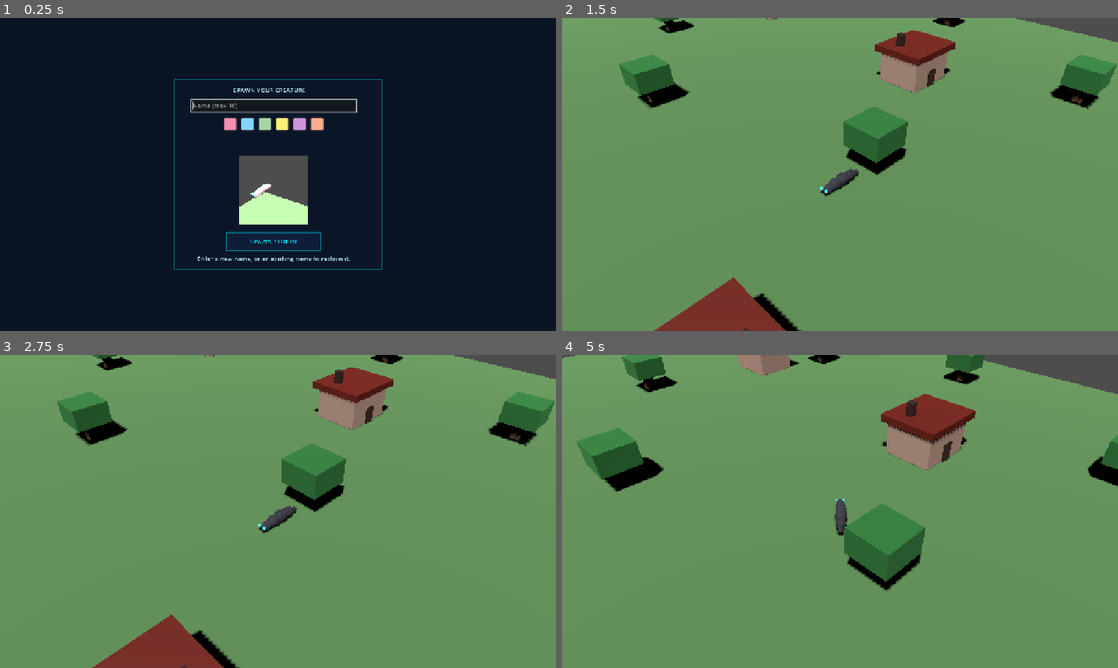
Above: before the commit, frames 1-4 (two rows, left to right).
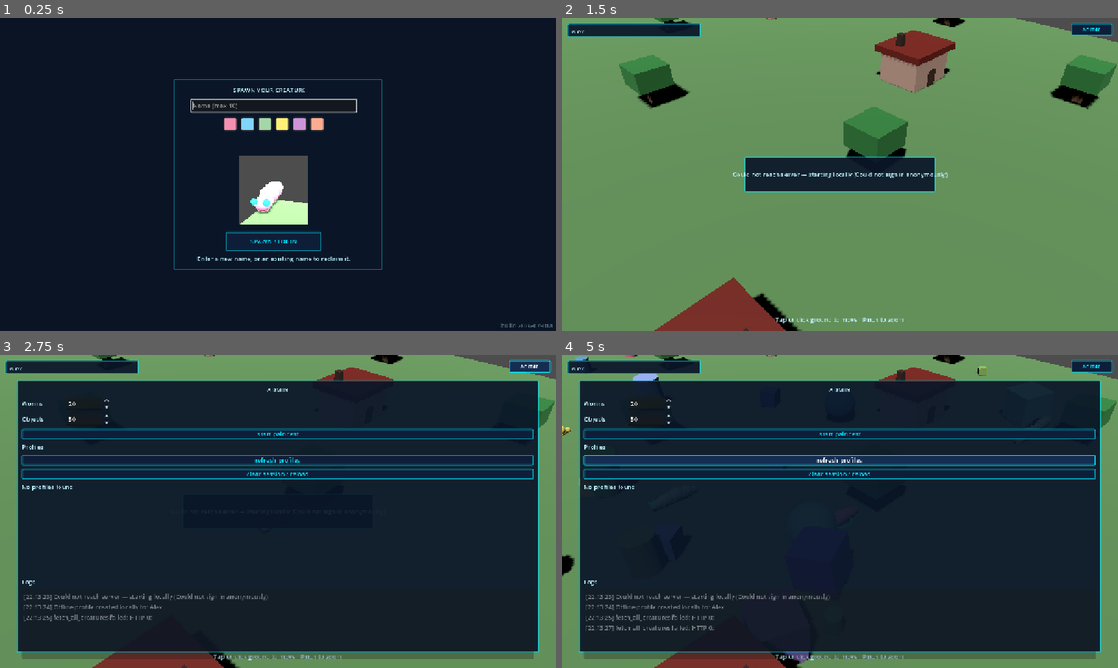
Above: after the commit, the same moments.

Repository: melqudsi/Creature
Game: Godot game, scene res://scenes/main.tscn
Same seed, same stepped clock (60 frames per second), same inputs: the game is played once before the commit and once after it.
Inputs (mouse positions are in pixels of both pictures, inside the frame that each line leads up to):
- Up to frame 1 (0.25 s): no input
- Up to frame 2 (1.5 s): click (834, 105) at 0.52 s; type "Alex" at 0.6 s; click "SPAWN / LOGIN" at 1.25 s
- Up to frame 3 (2.75 s): click (528, 367) at 2 s, where only the run after the commit has a clickable "admin"
- Up to frame 4 (5 s): click (840, 433) at 2.75 s, where only the run after the commit has a clickable "start pain test"; click (840, 433) at 3.5 s, where only the run after the commit has a clickable "start pain test"; click (840, 461) at 4.25 s, where only the run after the commit has a clickable "refresh profiles"

The runs differ from the first frame. In frame 1, 0.6% of the frame differs, in the area x 43-100%, y 52-99%; in frame 2, 5.5%; in frame 3, 85%; in frame 4, 89%, in the area x 0-100%, y 0-100%.

Commit message:
Fix engine-virtual world-entry collision, propagate creature color, and add PWA cache-busting.
Rename `_enter_world` -> `_begin_world` in main.gd: `_enter_world` collides with
the Godot 4.7 Node3D engine virtual, so the engine auto-invoked it on tree entry
before boot/onboarding, spawning a default gray creature and setting the
`_world_started` guard, which blocked the real onboarding spawn and left the HUD
hidden. This was the root cause of both the "creature stuck dark-gray" and
"HUD missing for a newly onboarded player" reports.

Also force the chosen color into GameState.player_data on create/claim (no longer
depending on the DB round-trip), PATCH the color on claim, and harden
color_from_hex(); reframe the onboarding preview so the color is visible. Add
setupServiceWorkerAutoUpdate() in custom_shell.html plus a visible
GameConfig.BUILD_ID stamp so users never get stuck on a stale cache-first PWA
build. Document the temporary RLS migration (admin delete + name-claim), the
engine-virtual naming warning, the C:\godot47 / Google Drive FS and web-export
gotchas, and re-export the web build.

Diff:
--- a/creature-godot/scripts/autoload/network_service.gd
+++ b/creature-godot/scripts/autoload/network_service.gd
@@ -193,12 +193,19 @@
 	var existing := await fetch_creature_by_name(cleaned_name)
 	if not existing.is_empty():
 		_log("Attempting to claim existing profile '%s'" % cleaned_name)
-		var claimed := await claim_creature(existing)
+		var claimed := await claim_creature(existing, color)
 		if not claimed.is_empty():
 			GameState.player_data = db_row_to_player_data(claimed)
+			# The chosen color is authoritative for this session; do not depend on
+			# the DB round-trip (a claimed row may carry a stale/previous color).
+			GameState.player_data["color"] = color
 			_log("Claimed profile '%s' for current session" % cleaned_name)
 			return GameState.player_data
-		_log("Claim failed for '%s' (temporary profile migration may be missing)" % cleaned_name)
+		var claim_hint := "Claim failed for '%s'." % cleaned_name
+		if not _last_error.is_empty():
+			claim_hint += " Last error: %s." % _short_error(_last_error)
+		claim_hint += " To reclaim an existing profile by name, run supabase/migration-temp-profile-admin.sql in the Supabase SQL editor (adds policy creatures_temp_claim_by_name)."
+		_log(claim_hint)
 		return {}
 
 	var row := _new_creature_row(get_user_id(), cleaned_name, color)
@@ -207,6 +214,8 @@
 		_log("Create profile failed for '%s'" % cleaned_name)
 		return {}
 	GameState.player_data = db_row_to_player_data(created)
+	# Keep the exact chosen color in-session regardless of DB round-trip quirks.
+	GameState.player_data["color"] = color
 	_log("Created profile '%s'" % cleaned_name)
 	return GameState.player_data
 
@@ -224,12 +233,13 @@
 		return resp.data
 	return {}
 
-func claim_creature(row: Dictionary) -> Dictionary:
+func claim_creature(row: Dictionary, color: Color = GameConfig.DEFAULT_CREATURE_COLOR) -> Dictionary:
 	var id := str(row.get("id", ""))
 	if id.is_empty() or get_user_id().is_empty():
 		return {}
 	var patch := {
 		"user_id": get_user_id(),
+		"color": GameConfig.color_to_hex(color),
 		"last_active": _iso_now(),
 		"updated_at": _iso_now(),
 	}
@@ -257,7 +267,7 @@
 	if still_exists.is_empty():
 		_log("Deleted profile id %s (verified by re-fetch)" % creature_id)
 		return true
-	_log("Delete returned zero rows and profile still exists for %s (RLS migration may be missing)" % creature_id)
+	_log("Delete returned zero rows and profile %s still exists. RLS is blocking the delete. Run supabase/migration-temp-profile-admin.sql in the Supabase SQL editor (adds policy creatures_temp_admin_delete) to allow admin deletes." % creature_id)
 	return false
 
 func update_creature(id: String, patch: Dictionary) -> void:
--- a/creature-godot/scripts/config.gd
+++ b/creature-godot/scripts/config.gd
@@ -14,6 +14,10 @@
 
 const DEFAULT_CREATURE_COLOR := Color(0.22, 0.22, 0.26, 1.0)
 const DEFAULT_CREATURE_NAME := "Creature"
+
+## Visible build stamp so a loaded build can be identified at a glance.
+## Keep this in sync with the build-stamp string in web/custom_shell.html.
+const BUILD_ID := "build 2026-07-01a"
 
 const TREE_POSITIONS: Array[Vector2i] = [
 	Vector2i(3, 3), Vector2i(7, 4), Vector2i(12, 2), Vector2i(18, 5),
@@ -48,9 +52,14 @@
 	return "#%02x%02x%02x" % [int(color.r * 255), int(color.g * 255), int(color.b * 255)]
 
 static func color_from_hex(hex: String) -> Color:
-	if hex.is_empty():
+	var s := hex.strip_edges()
+	if s.is_empty():
 		return DEFAULT_CREATURE_COLOR
-	return Color.from_string(hex, DEFAULT_CREATURE_COLOR)
+	if not s.begins_with("#"):
+		s = "#" + s
+	if not Color.html_is_valid(s):
+		return DEFAULT_CREATURE_COLOR
+	return Color.from_string(s, DEFAULT_CREATURE_COLOR)
 
 ## Future Supabase (Phase 5)
 const SUPABASE_URL := "https://gimlaqcnfdbzwdaitfec.supabase.co"
--- a/creature-godot/scripts/main.gd
+++ b/creature-godot/scripts/main.gd
@@ -18,11 +18,13 @@
 	if GameState.player_data.is_empty():
 		_show_onboarding()
 		return
-	_enter_world()
+	_begin_world()
 
 func _resolve_scene_nodes() -> void:
-	var scene_root := get_tree().current_scene if get_tree() else null
-	var root := scene_root if scene_root else self
+	# Resolve relative to this Main node (the script owner). get_tree().current_scene
+	# can be null/incorrect at startup or right after scene changes, which previously
+	# left hud unresolved and the HUD hidden after onboarding.
+	var root: Node = self
 	world_map = root.get_node_or_null("WorldMap") as Node3D
 	rts_camera = root.get_node_or_null("RTSCamera") as Camera3D
 	canvas_layer = root.get_node_or_null("CanvasLayer") as CanvasLayer
@@ -41,21 +43,32 @@
 		_onboarding.profile_ready.connect(_on_profile_ready)
 
 func _on_profile_ready() -> void:
+	_dismiss_onboarding()
+	_begin_world()
+
+func _dismiss_onboarding() -> void:
 	if _onboarding and is_instance_valid(_onboarding):
+		# Hide immediately (the overlay has an opaque BG) then free at frame end.
+		_onboarding.visible = false
 		_onboarding.queue_free()
 	_onboarding = null
-	_enter_world()
 
-func _enter_world() -> void:
+# NOTE: This method must NOT be named `_enter_world` — that name collides with
+# Godot's Node3D engine virtual, which the engine auto-invokes when this node
+# enters the 3D world (before boot/onboarding). That premature call previously
+# spawned a default (gray) creature and left the HUD hidden after onboarding.
+func _begin_world() -> void:
 	if _world_started:
 		return
 	_resolve_scene_nodes()
+	_dismiss_onboarding()
+	# Reveal the HUD before the world-setup guard so it is never left hidden.
+	if hud:
+		hud.visible = true
 	if not world_map or not rts_camera:
 		push_error("Main scene missing WorldMap or RTSCamera; cannot enter world.")
 		return
 	_world_started = true
-	if hud:
-		hud.visible = true
 	if world_map.has_method("spawn_player"):
 		world_map.spawn_player()
 	if NetworkService.is_online():
--- a/creature-godot/scripts/ui/creature_create.gd
+++ b/creature-godot/scripts/ui/creature_create.gd
@@ -29,7 +29,38 @@
 	_build_color_swatches()
 	_spawn_preview()
 	preview_camera.current = true
+	_frame_preview_camera()
+	_add_build_stamp()
 	call_deferred("_focus_name_field")
+
+## Small, unobtrusive build stamp so the loaded build can be confirmed on the
+## onboarding screen (mirrors the stamp in web/custom_shell.html).
+func _add_build_stamp() -> void:
+	var stamp := Label.new()
+	stamp.text = GameConfig.BUILD_ID
+	stamp.modulate = Color(1, 1, 1, 0.4)
+	stamp.horizontal_alignment = HORIZONTAL_ALIGNMENT_RIGHT
+	stamp.set_anchors_preset(Control.PRESET_BOTTOM_RIGHT)
+	stamp.offset_left = -160.0
+	stamp.offset_top = -22.0
+	stamp.offset_right = -8.0
+	stamp.offset_bottom = -4.0
+	stamp.mouse_filter = Control.MOUSE_FILTER_IGNORE
+	add_child(stamp)
+
+## Frame the worm so its colored body fills the small preview viewport.
+func _frame_preview_camera() -> void:
+	if not preview_camera:
+		return
+	preview_camera.fov = 40.0
+	preview_camera.look_at_from_position(
+		Vector3(0.55, 0.5, 1.25), Vector3(0.0, 0.12, -0.05), Vector3.UP
+	)
+
+func _process(delta: float) -> void:
+	# Slow idle spin so the chosen body color reads clearly from every angle.
+	if _preview_creature and is_instance_valid(_preview_creature):
+		_preview_creature.rotate_y(delta * 0.7)
 
 func _focus_name_field() -> void:
 	name_edit.grab_focus()
@@ -109,7 +140,7 @@
 	_set_status("Checking profile...")
 	var profile := await NetworkService.register_or_claim_profile(n, _color)
 	if profile.is_empty():
-		_set_status("Could not create or claim profile")
+		_set_status("Could not create or claim '%s' - open admin to see why" % n)
 		summon_btn.disabled = false
 		return
 	_set_status("Welcome, %s" % profile.get("name", n))
Not shown, changed: creature-godot/export_presets.cfg
Not shown, added: creature-godot/scripts/debug/pain_test.gd.uid
Not shown, changed: README.md
Not shown, changed: creature-godot/README.md
Not shown, changed: creature-godot/docs/godot-porting-notes.md
Not shown, changed: creature-godot/web/custom_shell.html
Not shown, changed: creature-godot/web/index.html
Not shown, changed: creature-godot/web/index.js
Not shown, changed: creature-godot/web/index.pck
Not shown, changed: creature-godot/web/index.service.worker.js
Not shown, changed: creature-godot/web/index.wasm
